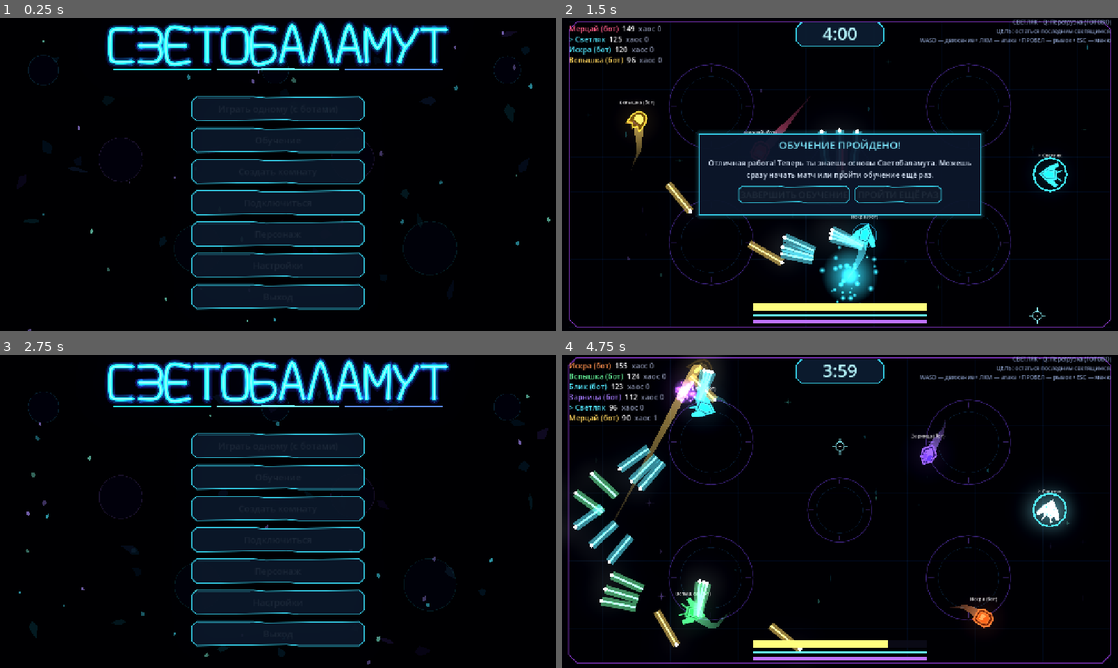
Above: before the commit, frames 1-4 (two rows, left to right).
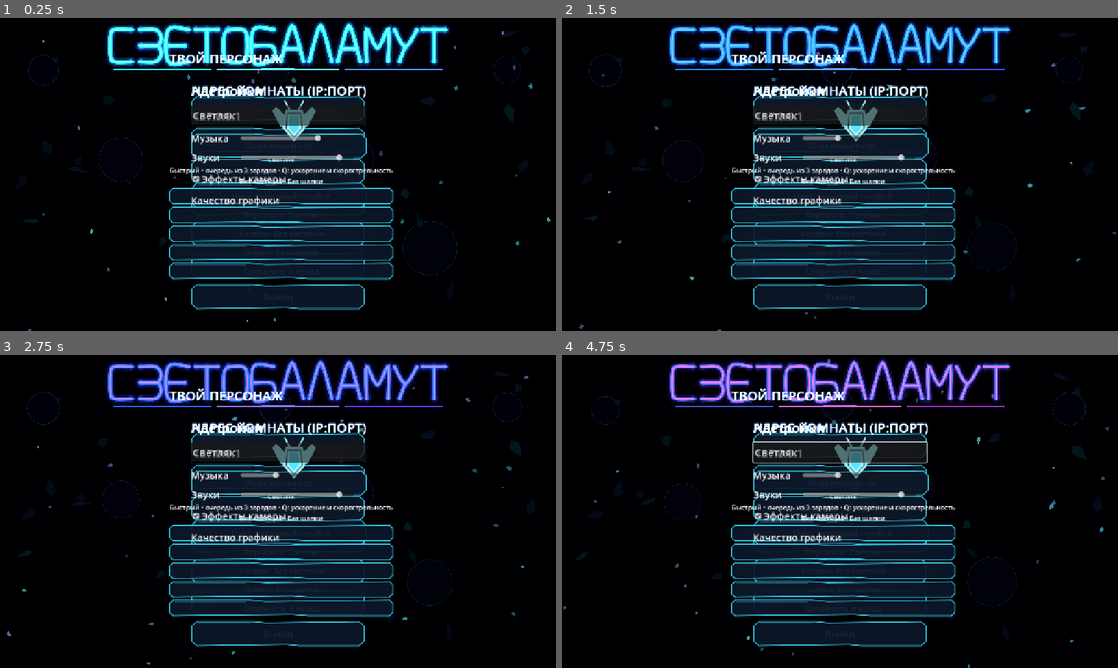
Above: after the commit, the same moments.

Repository: DvoreZZKy/svetobalamut
Game: Godot game, scene res://scenes/menu.tscn
The game is run twice, just before and just after one commit, with the same random seed, the same clock (stepped at 60 frames per second) and the same inputs.
Inputs (mouse positions are in pixels of both pictures, inside the frame that each line leads up to):
- Up to frame 1 (0.25 s): no input
- Up to frame 2 (1.5 s): click "Обучение" at 0.5 s; click (1040, 315) at 1.25 s, where only the run before the commit has a clickable "ПРОПУСТИТЬ ОБУЧЕНИЕ"
- Up to frame 3 (2.75 s): click (278, 533) at 2 s, where only the run after the commit has a clickable "Назад"
- Up to frame 4 (4.75 s): click (845, 608) at 2.75 s, where only the run after the commit has a clickable "Сохранить и назад"; click "Назад" at 3.5 s; click "Играть одному (с ботами)" at 4.25 s

The runs differ from the first frame. In frame 1, 11% of the frame differs, in the area x 30-71%, y 10-84%; in frame 2, 32%; in frame 3, 16%; in frame 4, 38%, in the area x 0-99%, y 0-100%.
Error after the commit: Invalid access to property or key 'graphics_quality' on a base object of type 'Node (g.gd)'. (res://scripts/menu.gd:128)

Commit message:
Remove graphics quality and VSync settings

Diff:
--- a/scripts/g.gd
+++ b/scripts/g.gd
@@ -17,8 +17,6 @@
 var vol_sfx := 0.9
 var shake_on := true
 var fullscreen := false
-var graphics_quality := 2
-var vsync_enabled := true
 var tutorial_done := false
 const TUTORIAL_VERSION := 4
 var tutorial_active := false
@@ -143,8 +141,6 @@
 	c.set_value("s", "sfx", vol_sfx)
 	c.set_value("s", "shake", shake_on)
 	c.set_value("s", "fullscreen", fullscreen)
-	c.set_value("s", "graphics_quality", graphics_quality)
-	c.set_value("s", "vsync", vsync_enabled)
 	c.set_value("s", "tutorial_done", tutorial_done)
 	c.set_value("s", "tutorial_version", TUTORIAL_VERSION)
 	c.save(SAVE_PATH)
@@ -163,15 +159,12 @@
 	vol_sfx = c.get_value("s", "sfx", vol_sfx)
 	shake_on = c.get_value("s", "shake", shake_on)
 	fullscreen = c.get_value("s", "fullscreen", fullscreen)
-	graphics_quality = clampi(int(c.get_value("s", "graphics_quality", graphics_quality)), 0, 2)
-	vsync_enabled = bool(c.get_value("s", "vsync", vsync_enabled))
 	var saved_tutorial_version := int(c.get_value("s", "tutorial_version", 0))
 	tutorial_done = bool(c.get_value("s", "tutorial_done", false)) if saved_tutorial_version >= TUTORIAL_VERSION else false
 	apply_display()
 
 
 func apply_display() -> void:
-	DisplayServer.window_set_vsync_mode(DisplayServer.VSYNC_ENABLED if vsync_enabled else DisplayServer.VSYNC_DISABLED)
 	var window_id := DisplayServer.MAIN_WINDOW_ID
 	var screen := DisplayServer.window_get_current_screen(window_id)
 	if fullscreen:
